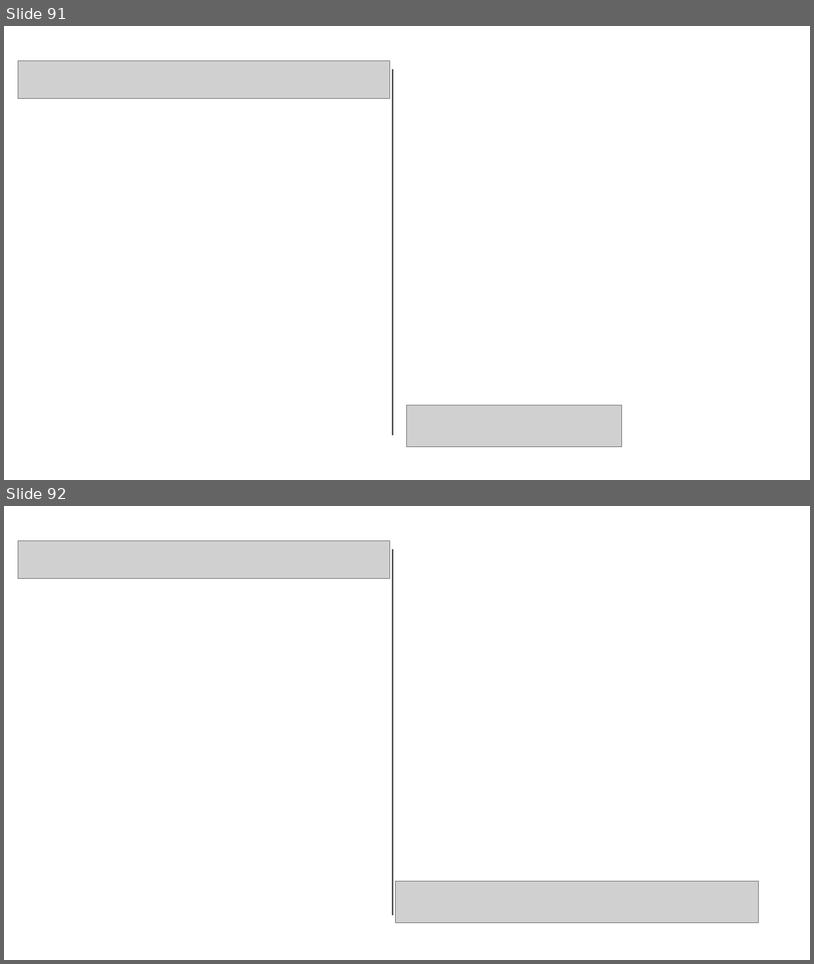
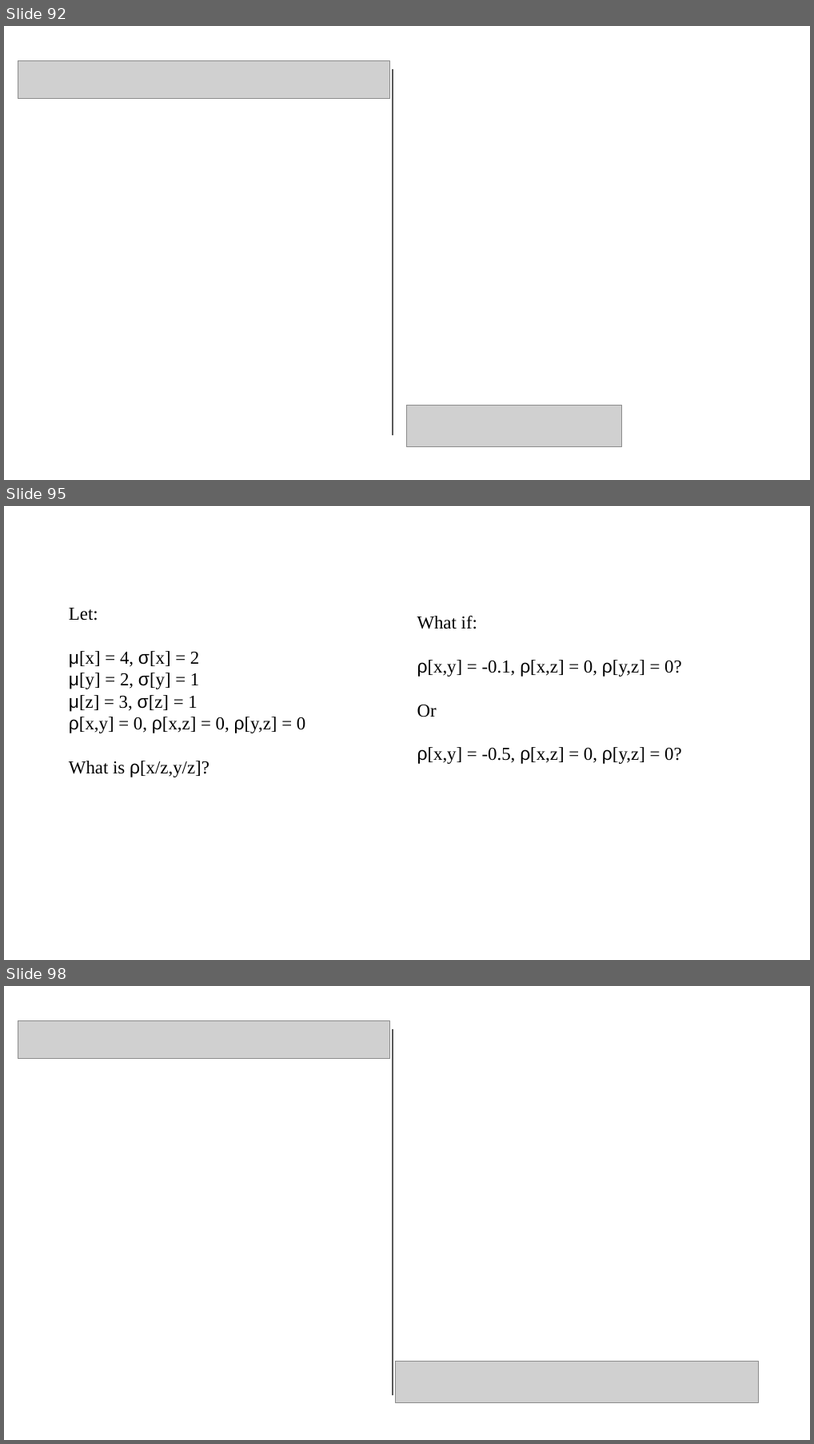
Before and after one commit to pvermees/geostats, a slide deck: slides/quizzes.odp. Shown one above the other, each under a label of ours: slides 91 and 92 before the commit, slides 92, 95 and 98 after it; the slides between them are not shown. The pictures are 814x964 and 814x1444 pixels, drawn with LibreOffice and Linux fonts; fonts in the diff are those of the drawing; grey boxes stand for pictures. Boxes give left, top, right and bottom in pixels: in the first picture for what was removed or moved away, otherwise in the second. Text is boxed around its words. In the diff, an @@ line names an element or a change of style, - is before the commit and + after.

```diff
--- a/slides/quizzes.odp
+++ b/slides/quizzes.odp
@@ slide 95 added at (4,506,810,960), background #FFFFFF @@
@@ text added at (69,608,306,777), 18 pt, text #000000 @@
+Let:
+μ[x] = 4, σ[x] = 2
+μ[y] = 2, σ[y] = 1
+μ[z] = 3, σ[z] = 1
+ρ[x,y] = 0, ρ[x,z] = 0, ρ[y,z] = 0
+What is ρ[x/z,y/z]?
@@ text added at (418,616,682,764), 18 pt, text #000000 @@
+What if:
+ρ[x,y] = -0.1, ρ[x,z] = 0, ρ[y,z] = 0?
+Or
+ρ[x,y] = -0.5, ρ[x,z] = 0, ρ[y,z] = 0?
@@ what was slide 91 is now slide 92 @@
@@ what was slide 92 is now slide 98 @@
```
Also in this commit, not shown: 5 other slides added, 3 other files.
